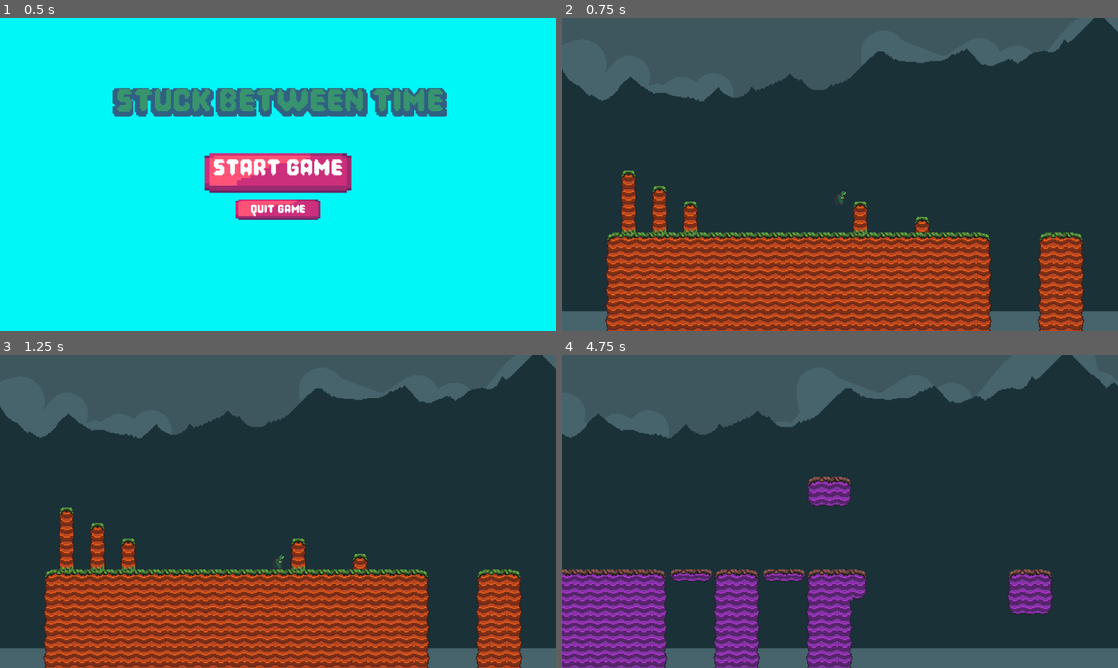
Above: before the commit, frames 1-4 (two rows, left to right).
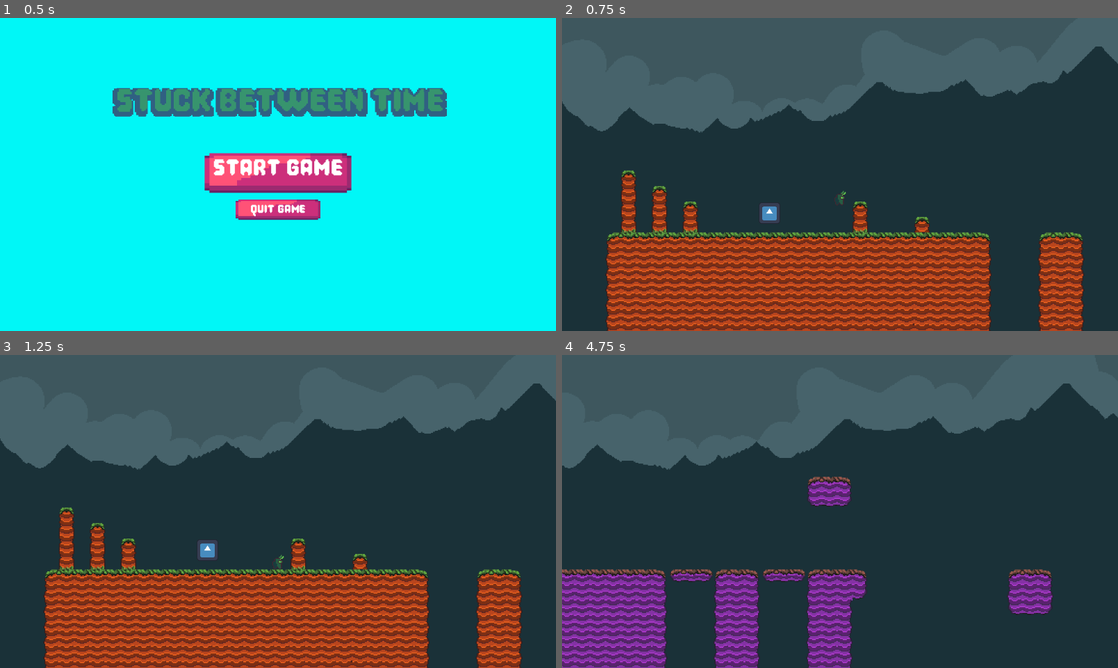
Above: after the commit, the same moments.

Repository: lokosas/stuck-between-time
Game: Godot game, scene res://Assets/Scenes/MenuScenes/main_menu.tscn
Same seed, same stepped clock (60 frames per second), same inputs: the game is played once before the commit and once after it. The engine's default icon, where the game draws it, is replaced by a stand-in: a white triangle on a blue panel in a dark square.
Inputs (mouse positions are in pixels of both pictures, inside the frame that each line leads up to):
- Up to frame 1 (0.5 s): no input
- Up to frame 2 (0.75 s): click "Start Game" at 0.5 s
- Up to frame 3 (1.25 s): no input
- Up to frame 4 (4.75 s): tap Enter at 1.25 s; move the mouse to (962, 495) at 1.27 s; hold D (right) 1.28-2.78 s; tap Ctrl (dash) at 1.35, 4.35 s; tap Space (jump) at 1.52, 2.27, 3.77, 4.52 s; move the mouse to (728, 527) at 2.02 s; click (728, 527) at 2.1 s; move the mouse to (895, 442) at 2.77 s; hold A (left) 2.78-3.53 s; hold Shift (run) 2.78-3.53 s; move the mouse to (812, 574) at 3.52 s; hold D (right) from 3.53 s (still down); tap G (timeswap) at 3.6 s; move the mouse to (1006, 558) at 4.27 s

Frame 1 is identical in both runs. In frame 2, 12% of the frame differs, in the area x 0-100%, y 0-100%; in frame 3, 12%; in frame 4, 14%.

Commit message:
enemy test

Diff:
--- a/Assets/Scenes/LevelScenes/level_1.tscn
+++ b/Assets/Scenes/LevelScenes/level_1.tscn
@@ -1,10 +1,11 @@
-[gd_scene load_steps=13 format=4 uid="uid://b88jprey2q7t0"]
+[gd_scene load_steps=14 format=4 uid="uid://b88jprey2q7t0"]
 
 [ext_resource type="Script" uid="uid://bdgb1qifmq8mm" path="res://Assets/Scripts/LevelScripts/level_1.gd" id="1_acnw2"]
 [ext_resource type="Texture2D" uid="uid://c0swft8dwy5on" path="res://Assets/Images/Parallax/Old0.png" id="2_oithd"]
 [ext_resource type="Texture2D" uid="uid://sxmspghcoe67" path="res://Assets/Images/Parallax/Old2.png" id="3_5t1tr"]
 [ext_resource type="Texture2D" uid="uid://b7aj5wsyklctr" path="res://Assets/Images/Parallax/Old1.png" id="4_u14xv"]
 [ext_resource type="Texture2D" uid="uid://des2ed1a05e50" path="res://Assets/Images/PlatformTileSheet/PurpTileSheet.png" id="5_oubt7"]
+[ext_resource type="PackedScene" uid="uid://4rvsftpmtks5" path="res://enemy.tscn" id="5_vmram"]
 [ext_resource type="Texture2D" uid="uid://bjr6jdhugapb7" path="res://Assets/Images/PlatformTileSheet/GrassTileSheet.png" id="6_uninn"]
 [ext_resource type="PackedScene" uid="uid://bqomyg8qgsbi7" path="res://Assets/Scenes/ResourceScenes/player.tscn" id="7_d27xu"]
 [ext_resource type="PackedScene" uid="uid://baj544l55h3wc" path="res://Assets/Scenes/MenuScenes/pause_menu.tscn" id="8_s8yx4"]
@@ -162,7 +163,7 @@
 motion_mirroring = Vector2(1440, 0)
 
 [node name="Sprite2D" type="Sprite2D" parent="ParallaxBackground/ParallaxLayer"]
-position = Vector2(0, -584)
+position = Vector2(-1, -552)
 texture = ExtResource("4_u14xv")
 
 [node name="Newtime" type="TileMapLayer" parent="."]
@@ -174,6 +175,9 @@
 use_parent_material = true
 tile_map_data = PackedByteArray("AAD2/wMAAAAEAAYAAAD3/wMAAAAGAAAAAAD4/wMAAAAGAAAAAAD5/wMAAAAGAAAAAAD6/wMAAAAGAAAAAAD7/w …(5360 unchanged characters)…
 tile_set = SubResource("TileSet_0rix5")
+
+[node name="Enemy" parent="." instance=ExtResource("5_vmram")]
+position = Vector2(-70, 28)
 
 [node name="Player" parent="." instance=ExtResource("7_d27xu")]
 position = Vector2(3, -3)
--- a/Assets/Scenes/ResourceScenes/player.tscn
+++ b/Assets/Scenes/ResourceScenes/player.tscn
@@ -1,7 +1,8 @@
-[gd_scene load_steps=4 format=3 uid="uid://bqomyg8qgsbi7"]
+[gd_scene load_steps=5 format=3 uid="uid://bqomyg8qgsbi7"]
 
 [ext_resource type="Script" uid="uid://c4dnvq1lwydie" path="res://Assets/Scripts/ResourceScripts/player.gd" id="1_wl18h"]
 [ext_resource type="Texture2D" uid="uid://cudc55o4h1sf5" path="res://Assets/Images/Player/Player.png" id="2_kqvnn"]
+[ext_resource type="PackedScene" uid="uid://d3mywdjg7mc86" path="res://weapon.tscn" id="3_exfu2"]
 
 [sub_resource type="RectangleShape2D" id="RectangleShape2D_srdbq"]
 size = Vector2(11, 13)
@@ -23,3 +24,6 @@
 [node name="DashDelay" type="Timer" parent="."]
 wait_time = 0.2
 one_shot = true
+
+[node name="Weapon" parent="." instance=ExtResource("3_exfu2")]
+position = Vector2(12, 1)
--- /dev/null
+++ b/attack.gd
@@ -0,0 +1,5 @@
+class_name Attack
+
+var attack_damage : float
+var knockback_force : float
+var attack_position : Vector2
--- /dev/null
+++ b/enemy.gd
@@ -0,0 +1,6 @@
+extends CharacterBody2D
+
+func apply_knockback(knockback_vector: Vector2):
+	print(knockback_vector)
+	velocity = knockback_vector
+	move_and_slide()
--- /dev/null
+++ b/enemy.tscn
@@ -0,0 +1,35 @@
+[gd_scene load_steps=7 format=3 uid="uid://4rvsftpmtks5"]
+
+[ext_resource type="Script" uid="uid://djkupyf88oqna" path="res://enemy.gd" id="1_4gyqm"]
+[ext_resource type="Texture2D" uid="uid://bfh6rffq2t738" path="res://icon.svg" id="2_qi2p4"]
+[ext_resource type="Script" uid="uid://dyi4nkjn4hsq0" path="res://health_component.gd" id="3_qi2p4"]
+[ext_resource type="Script" uid="uid://shmjpfxkbl0n" path="res://hitbox_component.gd" id="4_iifgy"]
+
+[sub_resource type="RectangleShape2D" id="RectangleShape2D_iifgy"]
+size = Vector2(128, 128)
+
+[sub_resource type="RectangleShape2D" id="RectangleShape2D_epg4t"]
+
+[node name="Enemy" type="CharacterBody2D"]
+script = ExtResource("1_4gyqm")
+
+[node name="Sprite2D" type="Sprite2D" parent="."]
+position = Vector2(-1.19209e-07, -1.13687e-13)
+scale = Vector2(0.171875, 0.171875)
+texture = ExtResource("2_qi2p4")
+
+[node name="CollisionShape2D" type="CollisionShape2D" parent="."]
+position = Vector2(0, 4.76837e-07)
+scale = Vector2(0.171875, 0.171875)
+shape = SubResource("RectangleShape2D_iifgy")
+
+[node name="HealthComponent" type="Node2D" parent="."]
+script = ExtResource("3_qi2p4")
+maxHealth = 10.0
+
+[node name="HitboxComponent" type="Area2D" parent="." node_paths=PackedStringArray("health_component")]
+script = ExtResource("4_iifgy")
+health_component = NodePath("../HealthComponent")
+
+[node name="CollisionShape2D" type="CollisionShape2D" parent="HitboxComponent"]
+shape = SubResource("RectangleShape2D_epg4t")
--- /dev/null
+++ b/health_component.gd
@@ -0,0 +1,20 @@
+extends Node2D
+class_name HealthComponent
+
+@export var maxHealth := 20.0
+var health : float
+
+func _ready():
+	health = maxHealth
+
+func damage(attack: Attack):
+	health -= attack.attack_damage
+
+	if health <= 0:
+		get_parent().queue_free()  # Destroy the enemy
+
+	# Apply knockback to the parent (which should be CharacterBody2D)
+	var parent = get_parent()
+	if parent is CharacterBody2D:
+		var knockback_direction = (global_position - attack.attack_position).normalized()
+		parent.apply_knockback(knockback_direction * attack.knockback_force)
--- /dev/null
+++ b/hitbox_component.gd
@@ -0,0 +1,8 @@
+extends Area2D
+class_name HitboxComponent
+
+@export var health_component : HealthComponent
+
+func damage(attack : Attack):
+	if health_component:
+		health_component.damage(attack)
--- /dev/null
+++ b/weapon.gd
@@ -0,0 +1,22 @@
+extends Node2D
+
+var attack_damage := 2.0
+var knockback_force := 100.0
+
+func _on_hitbox_area_entered(area):
+	if area is HitboxComponent:
+		var hitbox : HitboxComponent = area
+
+		var attack = Attack.new()
+		attack.attack_damage = attack_damage
+		attack.knockback_force = knockback_force
+		attack.attack_position = global_position
+
+
+		hitbox.damage(attack)
+var timer : Timer
+var attack_time := 0.6
+
+
+func _ready():
+	timer = $AttackDelay
--- /dev/null
+++ b/weapon.tscn
@@ -0,0 +1,21 @@
+[gd_scene load_steps=3 format=3 uid="uid://d3mywdjg7mc86"]
+
+[ext_resource type="Script" uid="uid://by51bp72nl7w8" path="res://weapon.gd" id="1_swcir"]
+
+[sub_resource type="RectangleShape2D" id="RectangleShape2D_swcir"]
+size = Vector2(36.25, 14.125)
+
+[node name="Weapon" type="Node2D"]
+script = ExtResource("1_swcir")
+
+[node name="AnimationPlayer" type="AnimationPlayer" parent="."]
+
+[node name="Hitbox" type="Area2D" parent="."]
+
+[node name="CollisionShape2D" type="CollisionShape2D" parent="Hitbox"]
+shape = SubResource("RectangleShape2D_swcir")
+
+[node name="AttackDelay" type="Timer" parent="."]
+
+[connection signal="area_entered" from="Hitbox" to="." method="_on_hitbox_area_entered"]
+[connection signal="body_entered" from="Hitbox" to="." method="_on_hitbox_body_entered"]
Not shown, added: attack.gd.uid
Not shown, added: enemy.gd.uid
Not shown, added: health_component.gd.uid
Not shown, added: hitbox_component.gd.uid
Not shown, added: weapon.gd.uid
